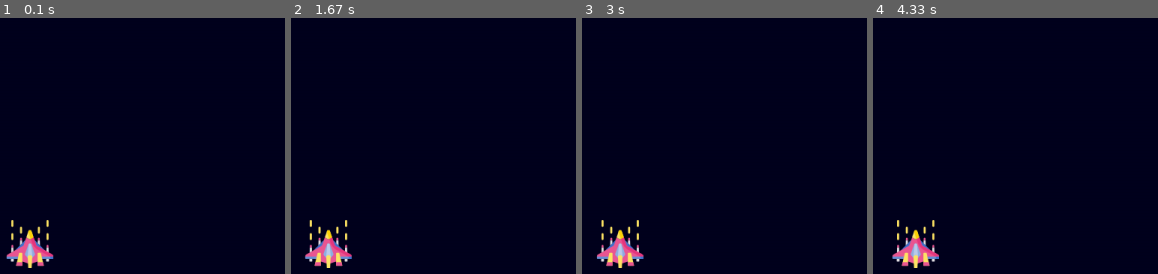
Above: before the commit, frames 1-4 (left to right).
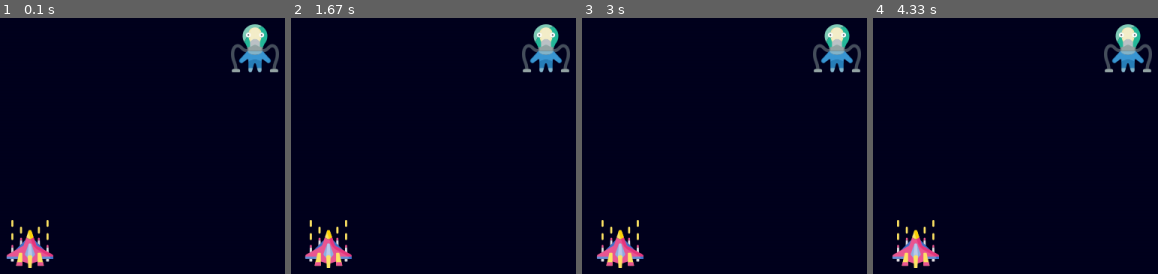
Above: after the commit, the same moments.

Repository: G-Eva89/SpaceInvaderPygameProject
Game: pygame game, started from main.py
Two runs of this game, one before a commit and one after it. Both use one fixed random seed, a clock stepped at 60 frames per second and the inputs below.
Inputs:
- Up to frame 1 (0.1 s): no input
- Up to frame 2 (1.67 s): hold Right 0.33-0.8 s; hold Right 0.83-1.3 s; hold Left from 1.33 s (still down)
- Up to frame 3 (3 s): release Left at 1.87 s; hold Left 1.9-2.3 s; hold Right 2.33-2.97 s
- Up to frame 4 (4.33 s): hold Left 3-3.47 s; hold Right 3.5-3.97 s; hold Right from 4 s (still down)

The runs differ from the first frame. In frame 1, 1.8% of the frame differs, in the area x 81-98%, y 2-22%; in frame 2, 1.8%; in frame 3, 1.8%; in frame 4, 1.8%.

Commit message:
Added Enemy

Diff:
--- a/main.py
+++ b/main.py
@@ -1,4 +1,5 @@
 import pygame
+import random
 
 #initialize pygame
 pygame.init()
@@ -14,15 +15,28 @@
 
 #adding player to the game
 playericon = pygame.image.load("spaceship.png")
-
 #initial coordinates to the position of player
 playerX = 568   #1200/2 - 64/2; 64 is the pixel size of playericon
 playerY = 440
 playerX_change = 0
 
+
+#adding player to the game
+enemyicon = pygame.image.load("alien.png")
+#initial coordinates to the position of enemy
+enemyX = random.randint(0,1136)
+enemyY = random.randint(0,300)
+enemyX_change = 0
+
+#creating a player
 def player(x,y):
     #draws the image of player at the given coordinates
     screen.blit(playericon, (x,y))
+
+#creating an enemy
+def enemy(x,y):
+    #draws the image of player at the given coordinates
+    screen.blit(enemyicon, (x,y))
 
 running = True
 while running:
@@ -63,5 +77,7 @@
     playerX += playerX_change
     player(playerX,playerY)
 
+    enemy(enemyX,enemyY)
+
     #update the screen to reflect the changes made in this while loop
     pygame.display.update()
Binary file added: alien.png
